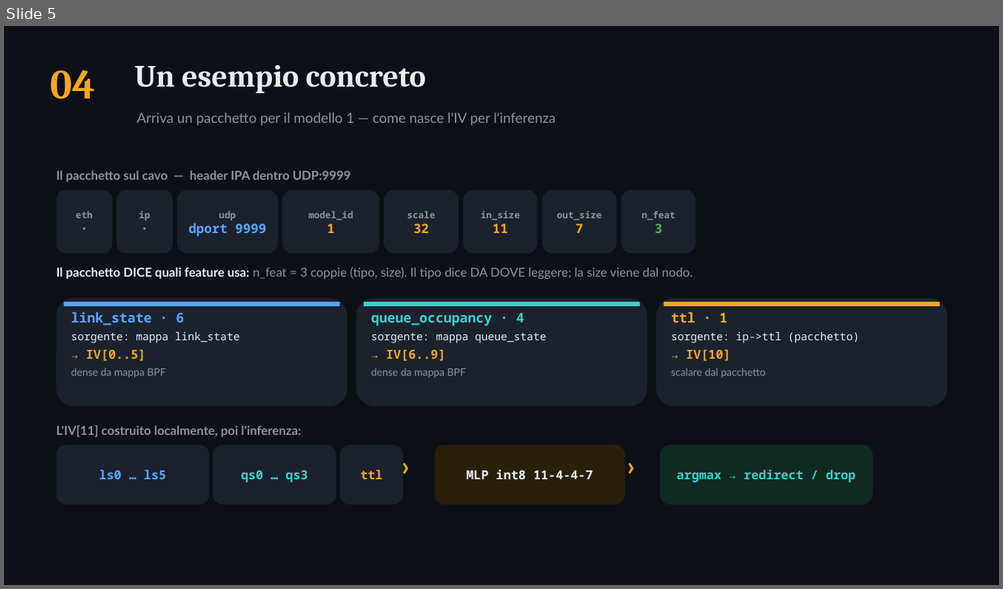
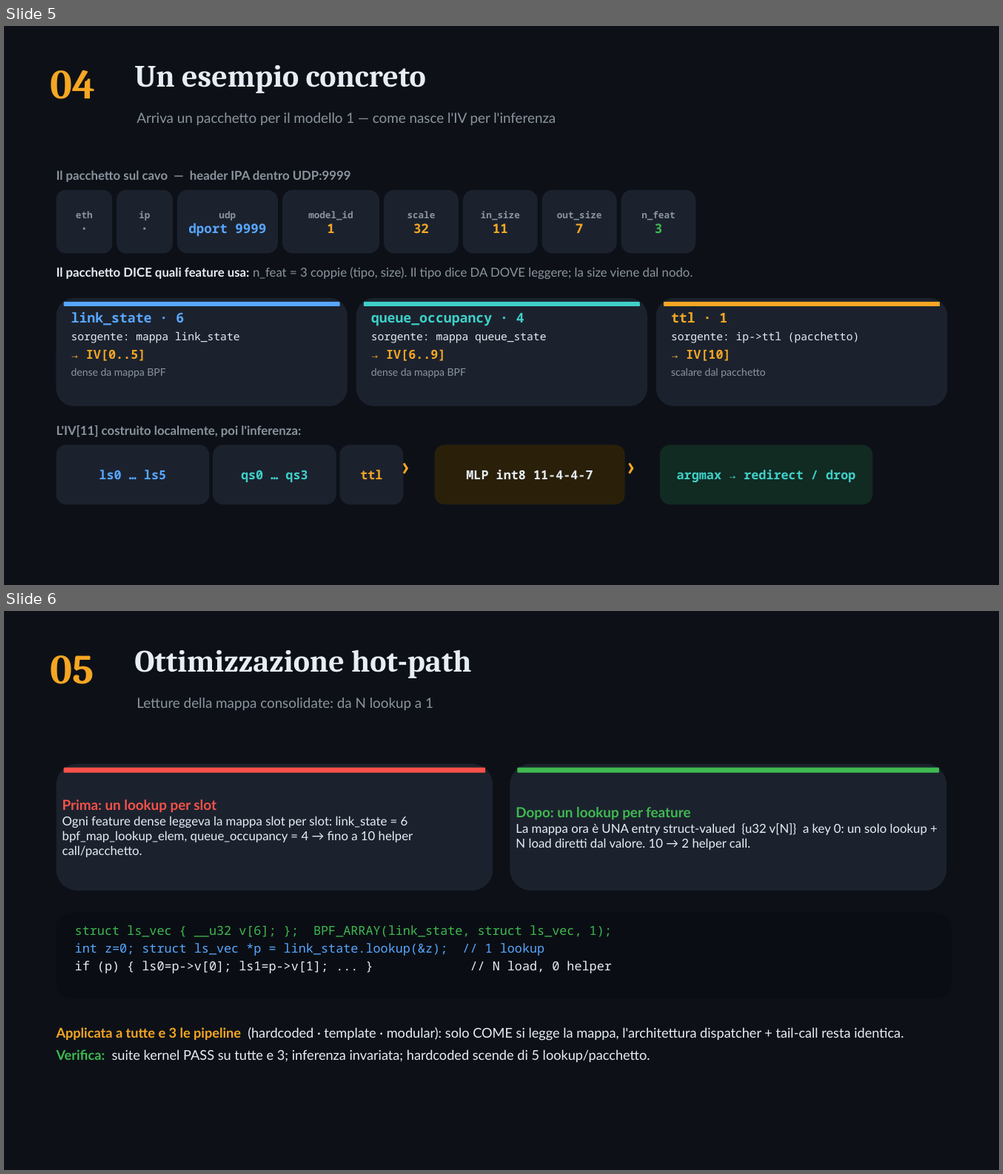
Before and after one commit to ettore-cantile/ipa_lab, a slide deck: docs/IPA_hardcoded_IV_ricompilazione.pptx. Shown one above the other, each under a label of ours: slide 5 before the commit, slides 5 and 6 after it. The pictures are 1003x589 and 1003x1174 pixels, drawn with LibreOffice and Linux fonts; fonts in the diff are those of the drawing. Boxes give left, top, right and bottom in pixels: in the first picture for what was removed or moved away, otherwise in the second. Text is boxed around its words. In the diff, an @@ line names an element or a change of style, - is before the commit and + after.

```diff
--- a/docs/IPA_hardcoded_IV_ricompilazione.pptx
+++ b/docs/IPA_hardcoded_IV_ricompilazione.pptx
@@ slide 6 added at [4, 611, 999, 1170], background #FFFFFF @@
@@ rectangle added at [4, 611, 999, 1170], fill #0D1117 @@
@@ text added at [134, 649, 471, 678], 30 pt, text #E6EDF3, bold @@
+Ottimizzazione hot-path
@@ text added at [50, 655, 94, 684], 40 pt, text #F5A623, bold @@
+05
@@ text added at [136, 698, 433, 710], 13.5 pt, text #8B949E @@
+Letture della mappa consolidate: da N lookup a 1
@@ rounded rectangle added at [57, 764, 492, 891], fill #1B222E @@
@@ rounded rectangle added at [510, 764, 946, 891], fill #1B222E @@
@@ rounded rectangle added at [64, 768, 485, 773], fill #F85149 @@
@@ rounded rectangle added at [518, 768, 939, 773], fill #3FB950 @@
@@ text added at [62, 800, 413, 857], 12 pt, text #E6EDF3 @@
+Prima: un lookup per slot
+Ogni feature dense leggeva la mappa slot per slot: link_state = 6 bpf_map_lookup_elem, queue_occupancy = 4 → fino a 10 helper call/pacchetto.
@@ text added at [515, 807, 927, 850], 12 pt, text #E6EDF3 @@
+Dopo: un lookup per feature
+La mappa ora è UNA entry struct-valued {u32 v[N]} a key 0: un solo lookup + N load diretti dal valore. 10 → 2 helper call.
@@ rounded rectangle added at [57, 913, 951, 999], fill #0A0E14 @@
@@ text added at [75, 925, 612, 974], 12 pt, text #3FB950 @@
+struct ls_vec { __u32 v[6]; }; BPF_ARRAY(link_state, struct ls_vec, 1);
+int z=0; struct ls_vec *p = link_state.lookup(&z); // 1 lookup
+if (p) { ls0=p->v[0]; ls1=p->v[1]; ... } // N load, 0 helper
@@ text added at [57, 1028, 903, 1062], 13 pt, text #E6EDF3 @@
+Applicata a tutte e 3 le pipeline (hardcoded · template · modular): solo COME si legge la mappa, l'architettura dispatcher + tail-call resta identica.
+Verifica: suite kernel PASS su tutte e 3; inferenza invariata; hardcoded scende di 5 lookup/pacchetto.
```
Also in this commit, not shown: 1 slide changed, 5 other slides added, 3 slides removed.
